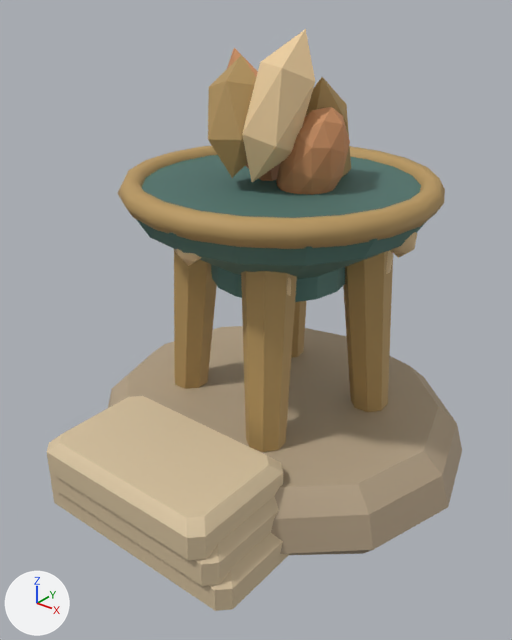
Renders of the glTF model public/assets/models/sun_shrine.glb from each side of a commit.
Before and after are seen from a camera (50 mm lens) standing at (1.205, -1.621, 1.475) and looking at (0.017, -0.135, 0.553). The lights are fixed; the arrows at lower left show +X, +Y and +Z. The older version comes first. Vertices at exactly the same position are counted once.

The first picture shows 'sun_shrine'.
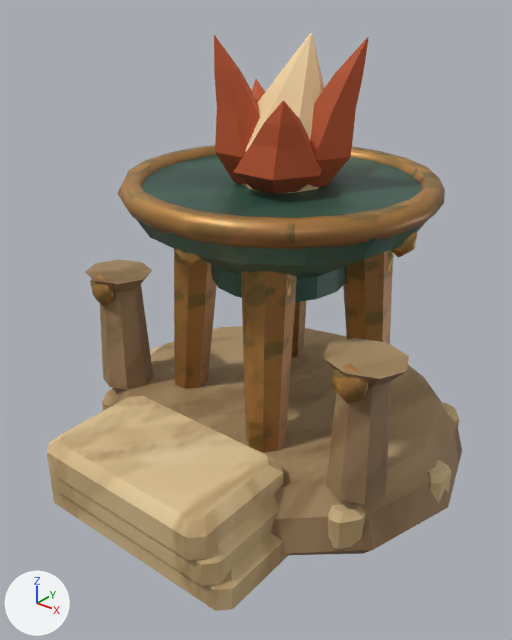
Edits to the bpy script that builds the scene:
```text
Add img_packed_cloth_and_metal_finishes:
    img_packed_cloth_and_metal_finishes = load_image('Packed cloth and metal finishes', '_unpacked/Packed_cloth_and_metal_finishes', 8, 8, 'Non-Color')
Add img_scumble__bristle_marks_and_worn_pigment:
    img_scumble__bristle_marks_and_worn_pigment = load_image('Scumble, bristle marks and worn pigment', '_unpacked/Scumble__bristle_marks_and_worn_pigment', 512, 256, 'sRGB')
Change mat_painted_metal_edges__textile_and_clay:
    remove # nodes: BsdfPrincipled, OutputMaterial, VertexColor
    nodes: BsdfPrincipled, Mix, OutputMaterial, SeparateColor, TexImage x2, UVMap, VertexColor
    uses the picture img_packed_cloth_and_metal_finishes
    uses the picture img_scumble__bristle_marks_and_worn_pigment
Change me_sun_shrine_color_and_skin:
    used by ob_sun_shrine; location = (0.0, 0.0, 0.0)
    remove me_sun_shrine_color_and_skin.from_pydata(...)  # 762 vertices, 1432 faces; spans x -0.626..0.626, y -0.714..0.57, z 0.0..1.352
    add me_sun_shrine_color_and_skin.from_pydata(...)  # 1186 vertices, 2224 faces; spans x -0.626..0.626, y -0.714..0.57, z 0.0..1.34
    me_sun_shrine_color_and_skin part 1: a new loose piece, an icosphere of 20 faces spanning x -0.506..-0.404, y -0.338..-0.302, z 0.527..0.641, in mat_painted_metal_edges__textile_and_clay
    me_sun_shrine_color_and_skin part 2: a new loose piece, an icosphere of 20 faces spanning x 0.404..0.506, y -0.338..-0.302, z 0.527..0.641, in mat_painted_metal_edges__textile_and_clay
    me_sun_shrine_color_and_skin part 3: the loose piece of 42 vertices spanning x 0.005..0.209, y -0.093..0.093, z 0.857..1.165 is rebuilt with 30 vertices and now spans x -0.003..0.233, y -0.072..0.116, z 0.948..1.337
    me_sun_shrine_color_and_skin part 4: the loose piece of 12 vertices spanning x -0.146..0.013, y -0.214..-0.016, z 0.979..1.283 is rebuilt with 30 vertices and now spans x -0.157..0.037, y -0.16..0.008, z 0.948..1.337
    me_sun_shrine_color_and_skin part 5: the loose piece of 12 vertices spanning x -0.049..0.142, y -0.186..0.025, z 0.97..1.352 is rebuilt with 30 vertices and now spans x -0.074..0.191, y -0.202..0.028, z 0.948..1.2
    me_sun_shrine_color_and_skin part 6: the loose piece of 12 vertices spanning x -0.193..-0.006, y -0.079..0.079, z 0.907..1.295 is rebuilt with 30 vertices and now spans x -0.179..0.008, y -0.041..0.121, z 0.948..1.203
    me_sun_shrine_color_and_skin part 7: 96 vertices removed from x -0.479..0.479, y -0.479..0.479, z 0.192..0.228; 416 vertices added at x -0.609..0.609, y -0.54..0.54, z 0.072..0.626
    me_sun_shrine_color_and_skin part 8: 12 vertices removed from x -0.03..0.161, y 0.008..0.218, z 0.85..1.232; 32 vertices added at x -0.172..0.172, y -0.153..0.153, z 0.905..1.34
    me_sun_shrine_color_and_skin part 9: 964 kept faces spanning x -0.626..0.626, y -0.714..0.57, z 0.0..0.962 get new vertex colours
    other edits to the shape of me_sun_shrine_color_and_skin do not show in these pictures
```

Pixel boxes [x1, y1, x2, y2] of what changed, in the pictures (512 x 640 px):
'sun_shrine', surface changed, reshaped: before [47, 29, 462, 611]; after [47, 34, 462, 611]
part 1 of me_sun_shrine_color_and_skin, added (brown): after [90, 274, 114, 306]
part 2 of me_sun_shrine_color_and_skin, added (brown): after [331, 363, 369, 404]
part 3 of me_sun_shrine_color_and_skin, rebuilt: before [276, 107, 350, 194]; after [308, 37, 369, 187]
part 4 of me_sun_shrine_color_and_skin, rebuilt: before [208, 55, 256, 178]; after [214, 35, 260, 185]
part 5 of me_sun_shrine_color_and_skin, rebuilt (22% wider, 38% shorter): before [242, 29, 315, 182]; after [233, 100, 322, 194]
part 6 of me_sun_shrine_color_and_skin, rebuilt (mostly hidden): before [227, 48, 280, 181]; after [252, 79, 265, 101]
part 7 of me_sun_shrine_color_and_skin, built on (brown): after [85, 259, 459, 549]
part 8 of me_sun_shrine_color_and_skin, cut back: before [306, 77, 351, 177]; after [242, 34, 324, 193]
part 9 of me_sun_shrine_color_and_skin, recoloured: [47, 145, 462, 611] in both
